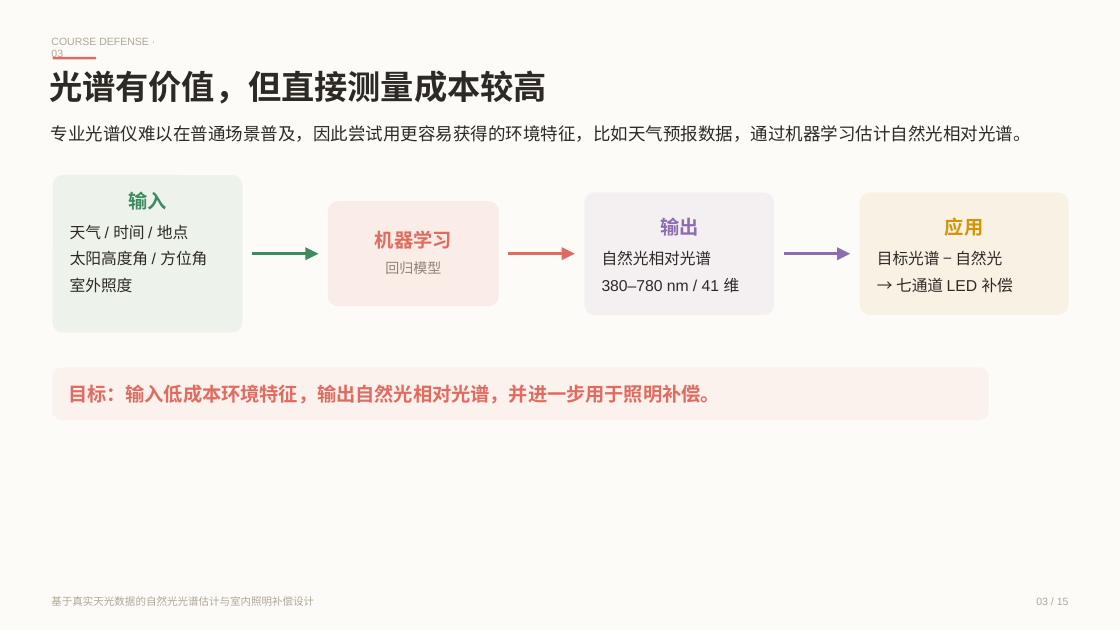
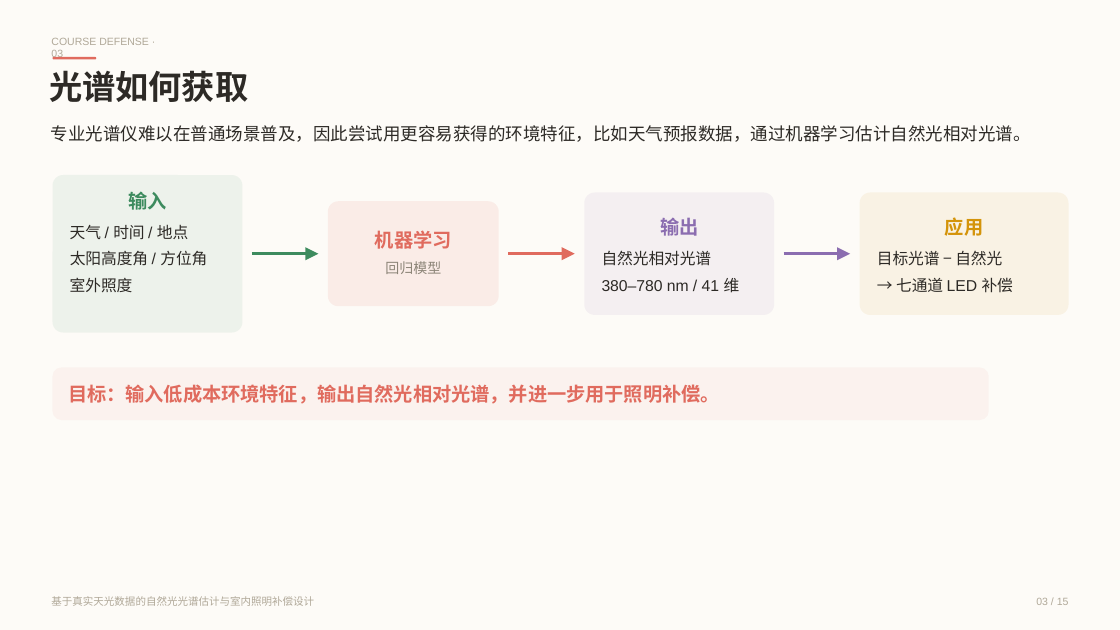
Before and after one commit to kmgcc/Pythian, a slide deck: slide 3 of python 课设_答辩 PPT/python_course_defense_20260615_171117.pptx. Drawn at 1120x630 pixels with LibreOffice and Linux fonts; fonts in the diff are those of the drawing. Boxes give left, top, right and bottom in pixels: in the first picture for what was removed or moved away, otherwise in the second. Text is boxed around its words. In the diff, an @@ line names an element or a change of style, - is before the commit and + after.

```diff
--- a/python 课设_答辩 PPT/python_course_defense_20260615_171117.pptx
+++ b/python 课设_答辩 PPT/python_course_defense_20260615_171117.pptx
@@ text at (x1=49, y1=70, x2=248, y2=102): text changed @@
-光谱有价值，但直接测量成本较高
+光谱如何获取
```
Also in this commit, not shown: 8 other slides changed, 4 other files.
